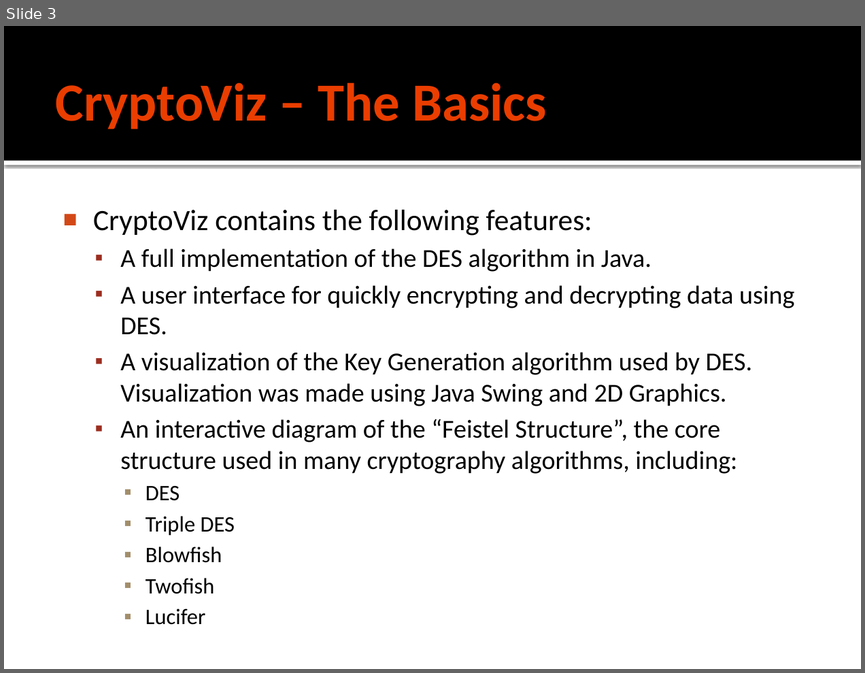
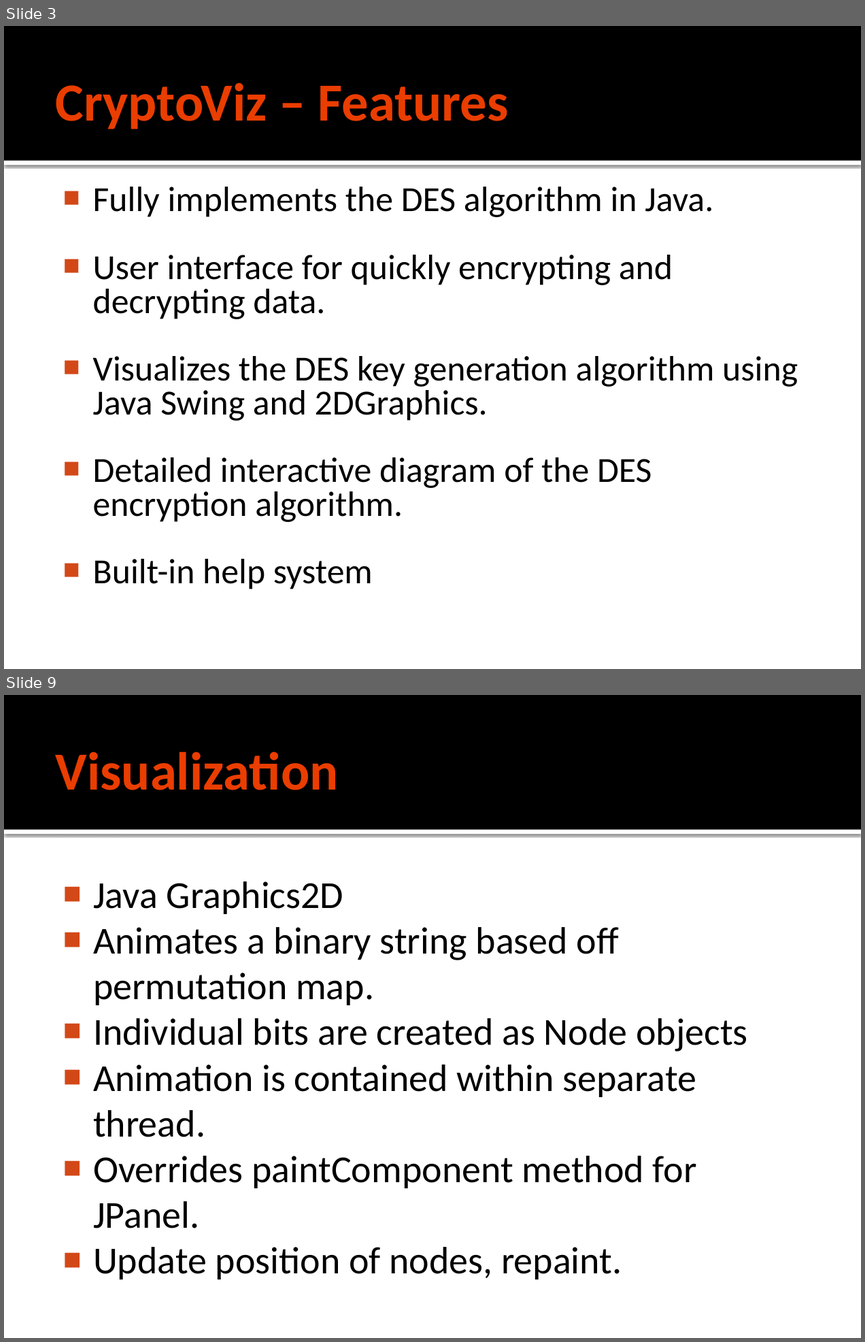
Before and after one commit to ikram1996/cryptoviz, a slide deck: docs/CryptoViz.pptx. Shown one above the other, each under a label of ours: slide 3 before the commit, slides 3 and 9 after it; the slides between them are not shown. The pictures are 865x673 and 865x1342 pixels, drawn with LibreOffice and Linux fonts; fonts in the diff are those of the drawing. Boxes give left, top, right and bottom in pixels: in the first picture for what was removed or moved away, otherwise in the second. Text is boxed around its words. In the diff, an @@ line names an element or a change of style, - is before the commit and + after.

```diff
--- a/docs/CryptoViz.pptx
+++ b/docs/CryptoViz.pptx
@@ slide 9 added at bbox=[4, 695, 861, 1338], background #FFFFFF; not listed: 2 template elements that a slide beside it also shows @@
@@ title added at bbox=[56, 751, 339, 790], 45 pt, text #EA3D00, bold @@
+Visualization
@@ text added at bbox=[93, 881, 747, 1279], 32 pt, text #000000 @@
+■ Java Graphics2D
+■ Animates a binary string based off permutation map.
+■ Individual bits are created as Node objects
+■ Animation is contained within separate thread.
+■ Overrides paintComponent method for JPanel.
+■ Update position of nodes, repaint.
@@ slide 3 changed as well @@
@@ title at bbox=[56, 82, 509, 129]: text changed @@
-CryptoViz – The Basics
+CryptoViz – Features
@@ text at bbox=[93, 186, 798, 589]: text changed; size 21.7 to 29.6 pt @@
-■ CryptoViz contains the following features:
-  ▪ A full implementation of the DES algorithm in Java.
-  ▪ A user interface for quickly encrypting and decrypting data using DES.
-  ▪ A visualization of the Key Generation algorithm used by DES. Visualization was made using Java Swing and 2D Graphics.
-  ▪ An interactive diagram of the “Feistel Structure”, the core structure used in many cryptography algorithms, including:
-    ▪ DES
-    ▪ Triple DES
-    ▪ Blowfish
-    ▪ Twofish
-    ▪ Lucifer
+■ Fully implements the DES algorithm in Java.
+■ User interface for quickly encrypting and decrypting data.
+■ Visualizes the DES key generation algorithm using Java Swing and 2DGraphics.
+■ Detailed interactive diagram of the DES encryption algorithm.
+■ Built-in help system
```
Also in this commit, not shown: 3 other slides changed, 4 other slides added, 1 other file.
